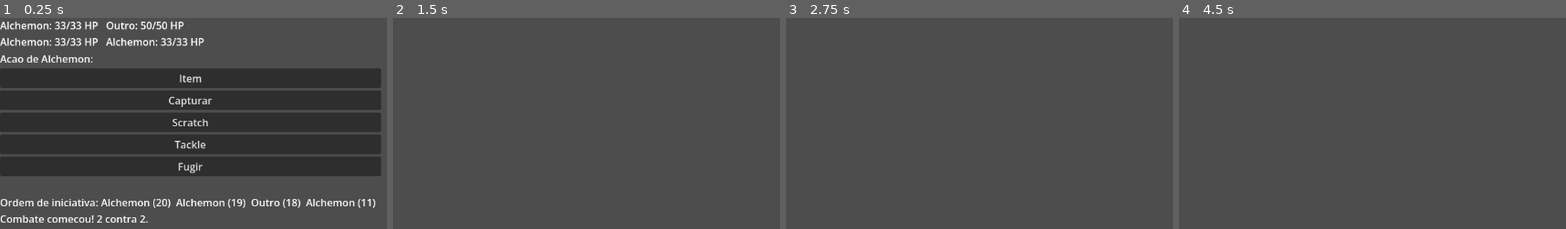
Above: before the commit, frames 1-4 (left to right).
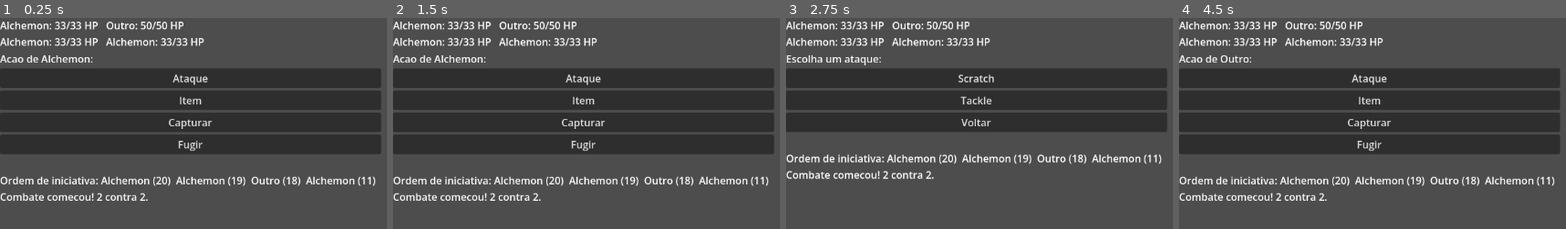
Above: after the commit, the same moments.

Repository: mnedel-ops/TCC-Combate
Game: Godot game, scene res://combat_prototype.tscn
Two runs of this game, one before a commit and one after it. Both use one fixed random seed, a clock stepped at 60 frames per second and the inputs below.
Inputs (mouse positions are in pixels of both pictures, inside the frame that each line leads up to):
- Up to frame 1 (0.25 s): no input
- Up to frame 2 (1.5 s): click "Item" at 0.5 s; click (582, 121) at 1.25 s, where only the run before the commit has a clickable "Fugir"
- Up to frame 3 (2.75 s): click (975, 79) at 2 s, where only the run after the commit has a clickable "Ataque"
- Up to frame 4 (4.5 s): click (1368, 121) at 2.75 s, where only the run after the commit has a clickable "Voltar"; click (1368, 121) at 3.5 s, where only the run after the commit has a clickable "Capturar"; click (1368, 79) at 4.25 s, where only the run after the commit has a clickable "Alchemon (33/33 HP)"

The runs differ from the first frame. In frame 1, 14% of the frame differs, in the area x 0-99%, y 26-97%; in frame 2, 40%, in the area x 0-99%, y 1-87%; in frame 3, 31%; in frame 4, 40%.

Commit message:
Botao de voltar

Diff:
--- a/new-game-project/UserInterface/combat_ui.gd
+++ b/new-game-project/UserInterface/combat_ui.gd
@@ -6,17 +6,14 @@
 ## (via sinal) quando o jogador clica em algo. CombatSystem/AlchemonSheet
 ## nao sao mencionados aqui a nao ser pra ler campos de exibicao (nome, hp).
 
-signal flee_pressed
 
 @onready var log_label: Label = $LogLabel
 @onready var hp_label: Label = $HPLabel
 @onready var turn_label: Label = $TurnLabel
 @onready var action_buttons: VBoxContainer = $ActionButtons
-@onready var flee_button: Button = $FleeButton
 
 func _ready() -> void:
-	flee_button.pressed.connect(func(): flee_pressed.emit())
-
+	pass
 
 func log_message(text: String) -> void:
 	log_label.text += "\n" + text
@@ -53,13 +50,41 @@
 		child.queue_free()
 
 
-func set_flee_disabled(value: bool) -> void:
-	if is_instance_valid(flee_button):
-		flee_button.disabled = value
-
 
 func show_combat_end(player_won: bool) -> void:
 	set_turn_text("Fim de combate.")
 	log_message("Vitoria!" if player_won else "Derrota!")
 	clear_options()
-	set_flee_disabled(true)
+
+
+# Mostra o menu de acoes principais (Item, Capturar, Ataque) para um ator.
+# action_callback recebe (kind: String) - "item", "capture", ou "attack"
+func show_action_menu(actor: AlchemonSheet, action_callback: Callable) -> void:
+	set_turn_text("Acao de %s:" % actor.creature_name)
+
+	var options: Array = [
+		{"text": "Ataque", "callback": func(): action_callback.call("attack")},
+		{"text": "Item", "callback": func(): action_callback.call("item")},
+		{"text": "Capturar", "callback": func(): action_callback.call("capture")},
+		{"text": "Fugir", "callback": func(): action_callback.call("flee")},
+	]
+	show_options(options)
+
+
+# Mostra o submenu de ataques especificos de um ator.
+# attack_callback recebe (attack: AttackData)
+# back_callback nao recebe parametros, so volta pro menu anterior
+func show_attack_submenu(actor: AlchemonSheet, attack_callback: Callable, back_callback: Callable) -> void:
+	set_turn_text("Escolha um ataque:")
+
+	var options: Array = []
+	for attack in actor.attacks:
+		options.append({
+			"text": attack.attack_name,
+			"callback": func(a=attack): attack_callback.call(a),
+		})
+	options.append({
+		"text": "Voltar",
+		"callback": func(): back_callback.call(),
+	})
+	show_options(options)
--- a/new-game-project/combat_prototype.gd
+++ b/new-game-project/combat_prototype.gd
@@ -30,7 +30,6 @@
 		ui.set_turn_text("Erro de configuracao - veja o console.")
 		return
 
-	ui.flee_pressed.connect(_on_flee_pressed)
 
 	turn_order = CombatSystem.roll_initiative(player_team + enemy_team)
 	_log_initiative_order()
@@ -90,18 +89,22 @@
 		_prompt_action_for_current_creature()
 		return
 
-	ui.set_turn_text("Acao de %s:" % actor.creature_name)
-
-	var options: Array = [
-		{"text": "Item", "callback": func(): _begin_target_selection(actor, "item", null)},
-		{"text": "Capturar", "callback": func(): _begin_target_selection(actor, "capture", null)},
-	]
-	for attack in actor.attacks:
-		options.append({
-			"text": attack.attack_name,
-			"callback": func(): _begin_target_selection(actor, "attack", attack),
-		})
-	ui.show_options(options)
+	_show_action_menu_for_actor(actor)
+
+
+func _show_action_menu_for_actor(actor: AlchemonSheet) -> void:
+	ui.show_action_menu(actor, func(kind: String):
+		if kind == "attack":
+			ui.show_attack_submenu(
+				actor,
+				func(attack: AttackData): _begin_target_selection(actor, "attack", attack),
+				func(): _show_action_menu_for_actor(actor)
+			)
+		elif kind == "flee":
+			_resolve_flee()
+		else:
+			_begin_target_selection(actor, kind, null)
+	)
 
 
 func _begin_target_selection(actor: AlchemonSheet, kind: String, attack: AttackData) -> void:
@@ -120,6 +123,10 @@
 			"text": "%s (%d/%d HP)" % [target.creature_name, target.hp, target.max_hp],
 			"callback": func(): _confirm_action(actor, kind, target, attack),
 		})
+	options.append({
+		"text": "Voltar",
+		"callback": func(): _show_action_menu_for_actor(actor),
+	})
 	ui.show_options(options)
 
 
@@ -145,7 +152,6 @@
 func _resolve_round() -> void:
 	is_resolving = true
 	ui.clear_options()
-	ui.set_flee_disabled(true)
 
 	for combatant in turn_order:
 		if combat_over:
@@ -170,7 +176,6 @@
 
 	if not combat_over:
 		is_resolving = false
-		ui.set_flee_disabled(false)
 		await get_tree().process_frame   # garante que nunca reentra sincrono (evita stack overflow)
 		_start_action_selection()
 
@@ -201,16 +206,9 @@
 		_end_combat(true)
 
 
-func _on_flee_pressed() -> void:
-	if combat_over or is_resolving:
-		return
-	_resolve_flee()
-
-
 func _resolve_flee() -> void:
 	is_resolving = true
 	ui.clear_options()
-	ui.set_flee_disabled(true)
 	ui.set_turn_text("Equipe tenta fugir...")
 
 	if CombatSystem.attempt_flee():
@@ -240,7 +238,6 @@
 
 	if not combat_over:
 		is_resolving = false
-		ui.set_flee_disabled(false)
 		await get_tree().process_frame   # mesma protecao contra recursao sincrona
 		_start_action_selection()
 
--- a/new-game-project/combat_prototype.tscn
+++ b/new-game-project/combat_prototype.tscn
@@ -31,22 +31,6 @@
 [node name="ActionButtons" type="VBoxContainer" parent="VBoxContainer" unique_id=820068257]
 layout_mode = 2
 
-[node name="AttackButton" type="Button" parent="VBoxContainer/ActionButtons" unique_id=1701553466]
-layout_mode = 2
-text = "Atacar"
-
-[node name="ItemButton" type="Button" parent="VBoxContainer/ActionButtons" unique_id=1671251075]
-layout_mode = 2
-text = "Pocao: curar 6"
-
-[node name="CaptureButton" type="Button" parent="VBoxContainer/ActionButtons" unique_id=2031006231]
-layout_mode = 2
-text = "Capturar"
-
-[node name="FleeButton" type="Button" parent="VBoxContainer" unique_id=1489003061]
-layout_mode = 2
-text = "Fugir"
-
 [node name="LogLabel" type="Label" parent="VBoxContainer" unique_id=632022143]
 layout_mode = 2
 
